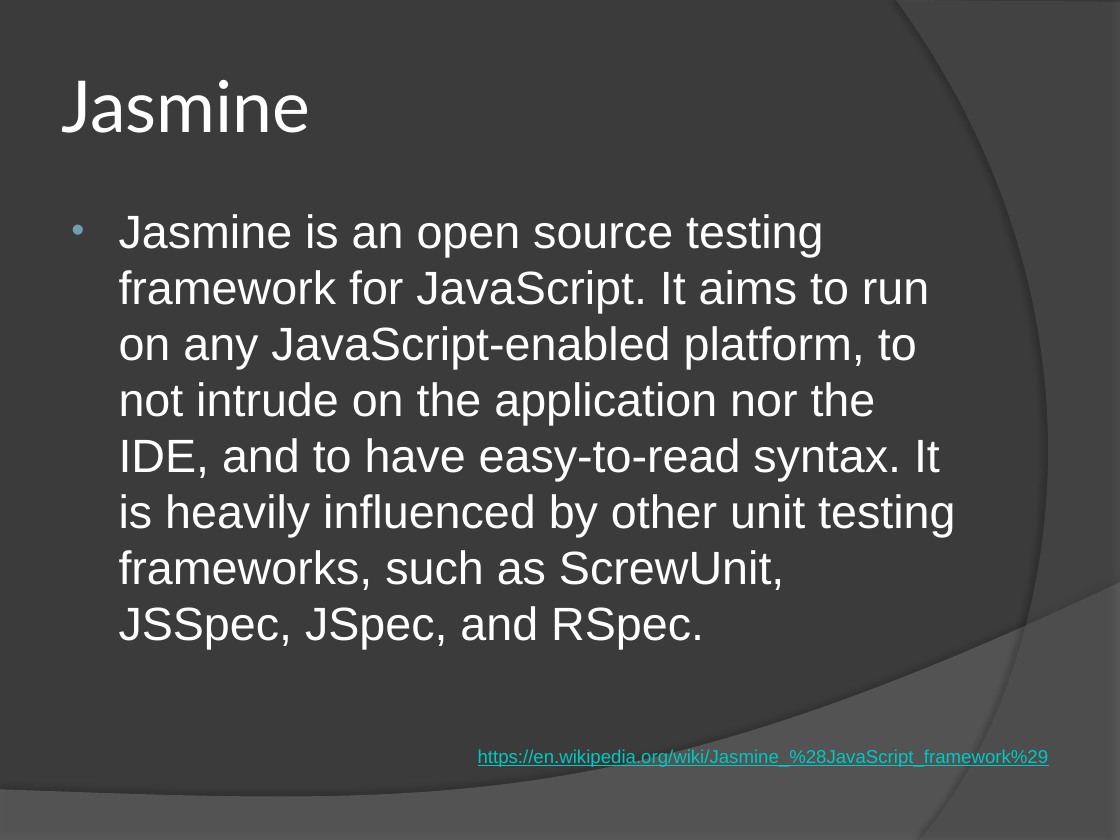
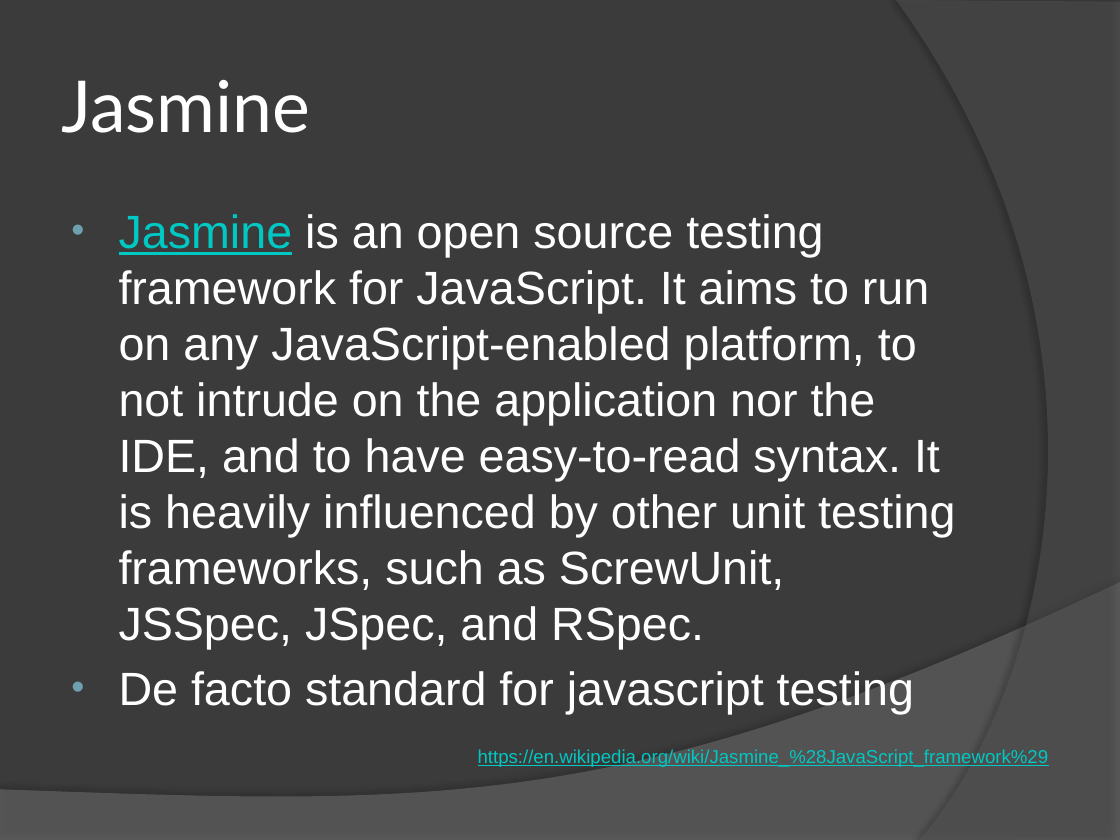
Before and after one commit to n3f/karma-jasmine-demo, a slide deck: slide 7 of Unit Testing Javascript.pptx (slide 6 before the commit). Drawn at 1120x840 pixels with LibreOffice and Linux fonts; fonts in the diff are those of the drawing. Boxes give left, top, right and bottom in pixels: in the first picture for what was removed or moved away, otherwise in the second. Text is boxed around its words. In the diff, an @@ line names an element or a change of style, - is before the commit and + after.

```diff
--- a/Unit Testing Javascript.pptx
+++ b/Unit Testing Javascript.pptx
@@ text at (119, 214, 955, 649): text colour #FFFFFF to #00C8C3, underline on in "Jasmine" @@
@@ text at (119, 671, 914, 714): paragraph added @@
+• De facto standard for javascript testing
```
Also in this commit, not shown: 4 other slides changed, 1 slide added.
